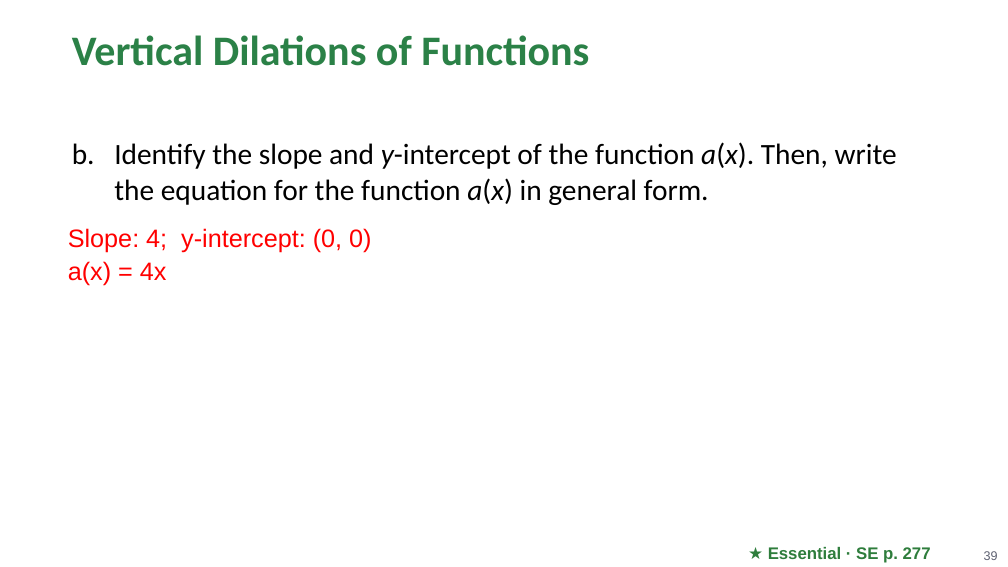
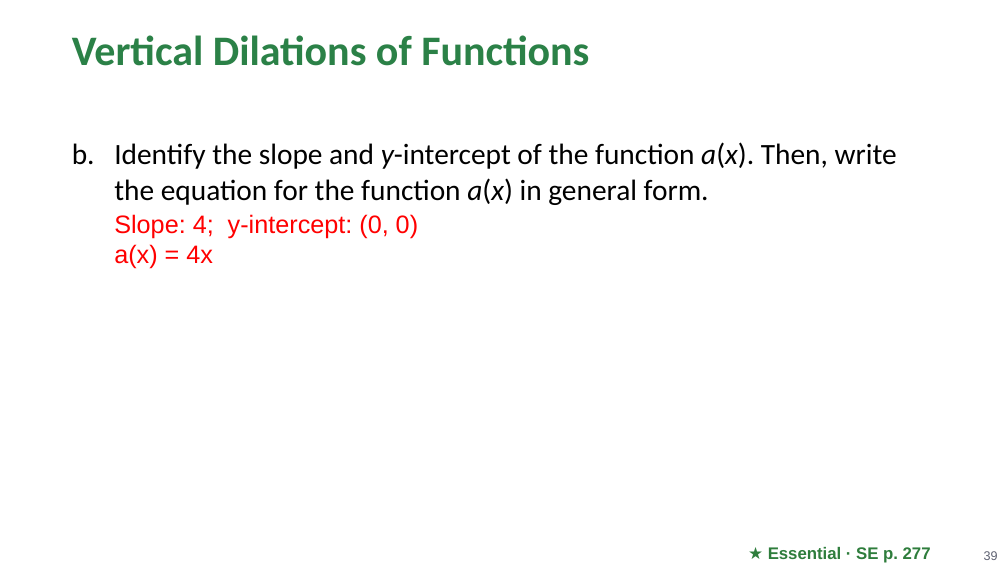
Before and after one commit to Apolloat2022/Algebra1M2U1L4, a slide deck: slide 39 of Module 2 topic 2/BLMathematics_AlgI_M2_T2_L1_LessonSlides_ENG_with_answers.pptx. Drawn at 1008x567 pixels with LibreOffice and Linux fonts; fonts in the diff are those of the drawing; background and template pictures are left out. Boxes give left, top, right and bottom in pixels: in the first picture for what was removed or moved away, otherwise in the second. Text is boxed around its words. In the diff, an @@ line names an element or a change of style, - is before the commit and + after.

```diff
--- a/Module 2 topic 2/BLMathematics_AlgI_M2_T2_L1_LessonSlides_ENG_with_answers.pptx
+++ b/Module 2 topic 2/BLMathematics_AlgI_M2_T2_L1_LessonSlides_ENG_with_answers.pptx
@@ text removed at [68, 228, 371, 286] @@
-Slope: 4; y-intercept: (0, 0)
-a(x) = 4x
@@ text at [114, 214, 418, 269]: paragraph added @@
+      Slope: 4; y-intercept: (0, 0)
+      a(x) = 4x
```
Also in this commit, not shown: 8 other slides changed, 4 other files.
